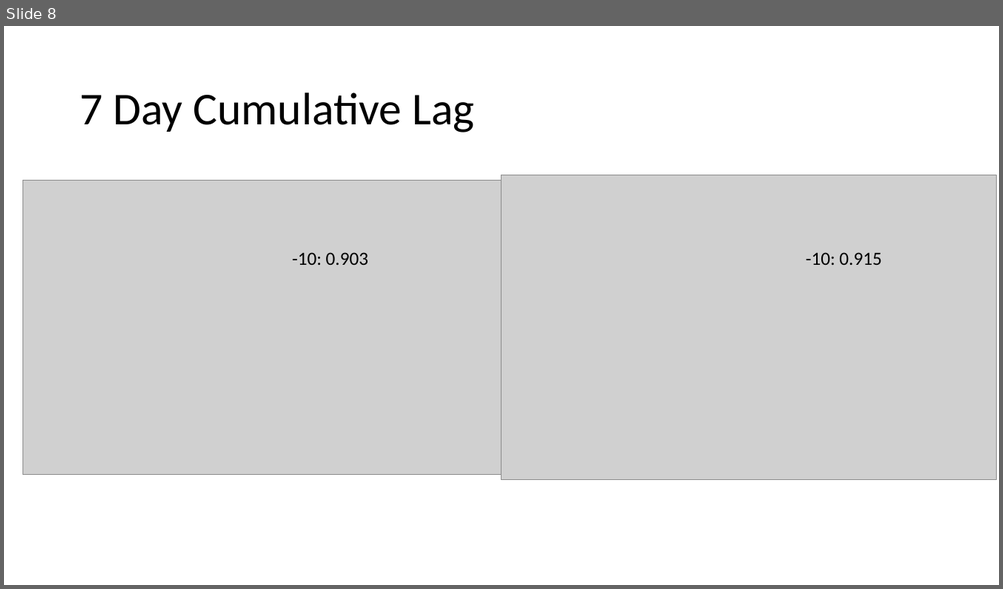
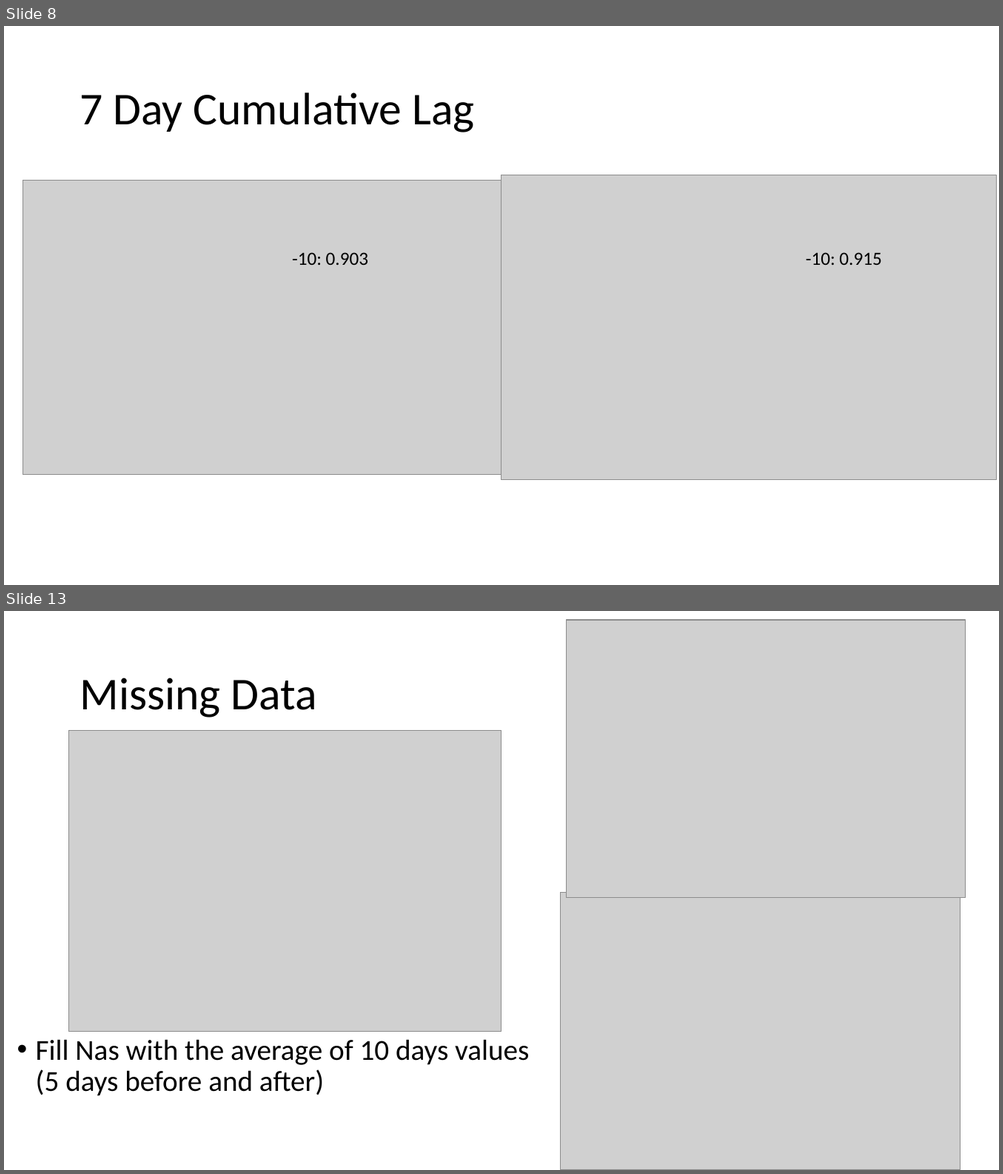
Before and after one commit to YJZhang77/Covid-git, a slide deck: results.pptx. Shown one above the other, each under a label of ours: slide 8 before the commit, slides 8 and 13 after it; the slides between them are not shown. The pictures are 1003x589 and 1003x1174 pixels, drawn with LibreOffice and Linux fonts; fonts in the diff are those of the drawing; grey boxes stand for pictures. Boxes give left, top, right and bottom in pixels: in the first picture for what was removed or moved away, otherwise in the second. Text is boxed around its words. In the diff, an @@ line names an element or a change of style, - is before the commit and + after.

```diff
--- a/results.pptx
+++ b/results.pptx
@@ slide 13 added at (4,611,999,1170), background #FFFFFF @@
@@ picture added at (566,620,965,898) @@
@@ title added at (79,678,317,718), 44 pt, text #000000 @@
+Missing Data
@@ picture added at (69,730,501,1032) @@
@@ picture added at (560,892,960,1170) @@
@@ text added at (36,1039,529,1096), 28 pt, text #000000 @@
+• Fill Nas with the average of 10 days values (5 days before and after)
```
Also in this commit, not shown: 1 slide changed, 14 other slides added, 1 other file.
